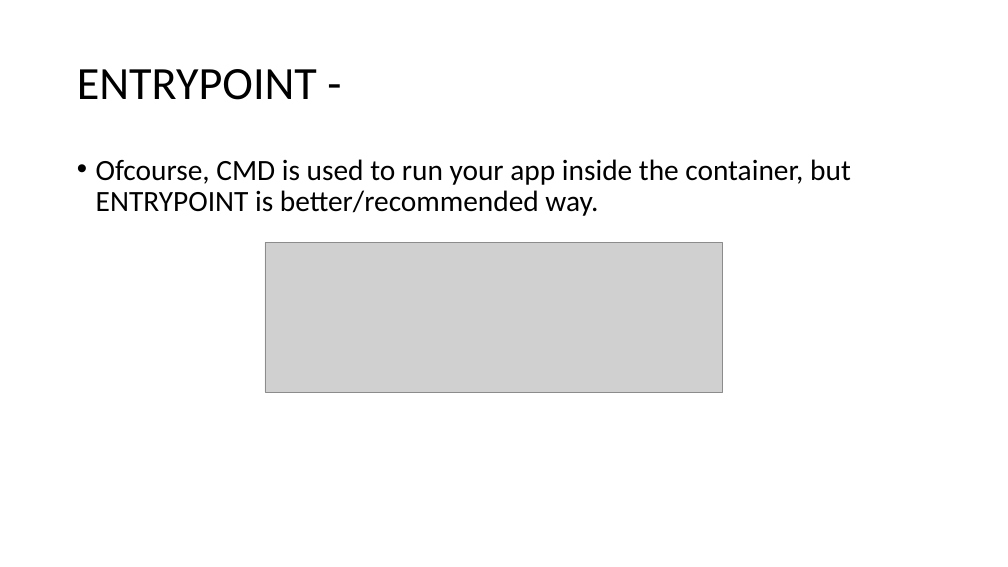
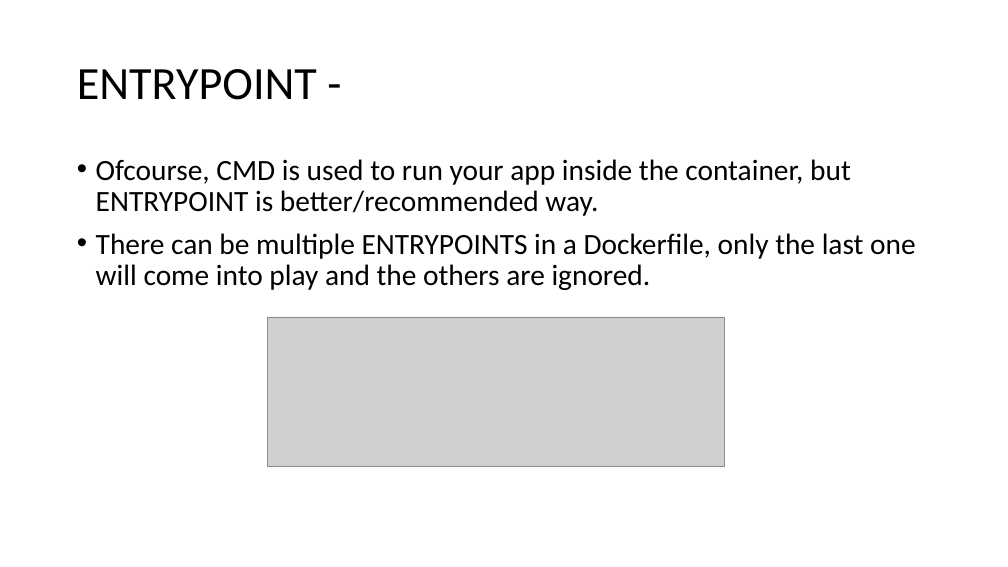
Before and after one commit to Ritesh007/Documents, a slide deck: slide 20 of Docker/Docker.pptx. Drawn at 1008x567 pixels with LibreOffice and Linux fonts; fonts in the diff are those of the drawing; grey boxes stand for pictures. Boxes give left, top, right and bottom in pixels: in the first picture for what was removed or moved away, otherwise in the second. Text is boxed around its words. In the diff, an @@ line names an element or a change of style, - is before the commit and + after.

Commit message:
Docker ppt updated with drivers slides.

```diff
--- a/Docker/Docker.pptx
+++ b/Docker/Docker.pptx
@@ text at [96,233,915,290]: paragraph added @@
+• There can be multiple ENTRYPOINTS in a Dockerfile, only the last one will come into play and the others are ignored.
@@ picture: place and size @@
-picture at [265,243,723,392]
+picture at [267,317,724,467]
```
Also in this commit, not shown: 1 slide added.
